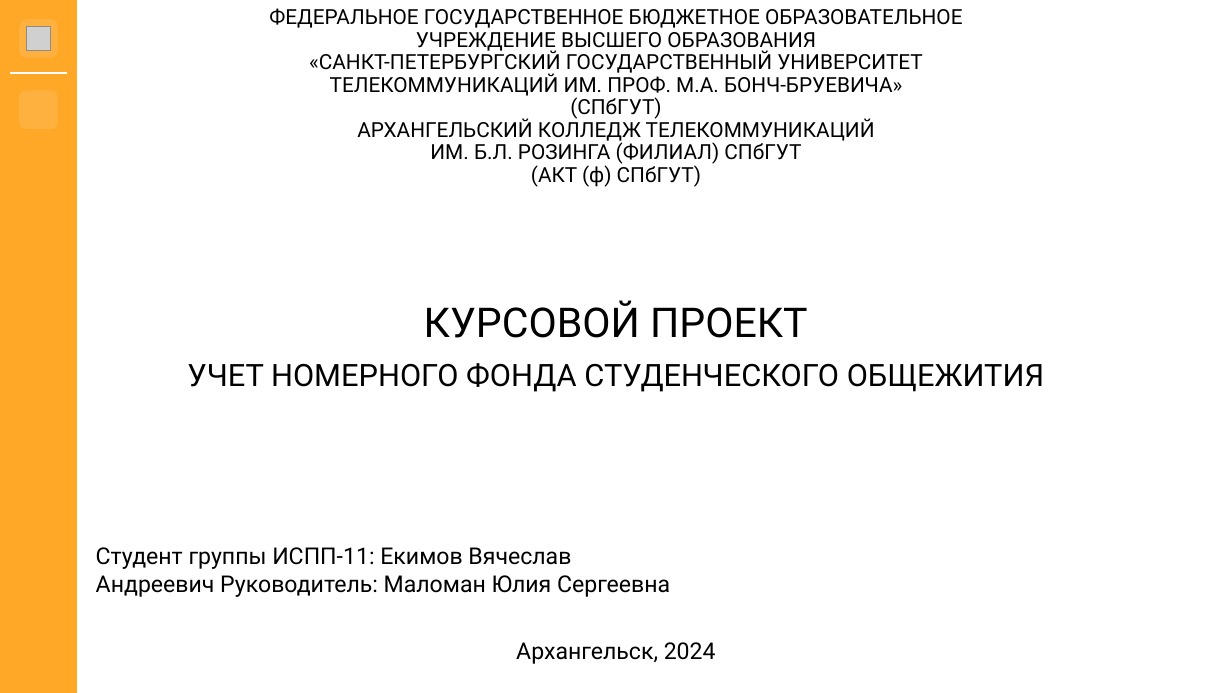
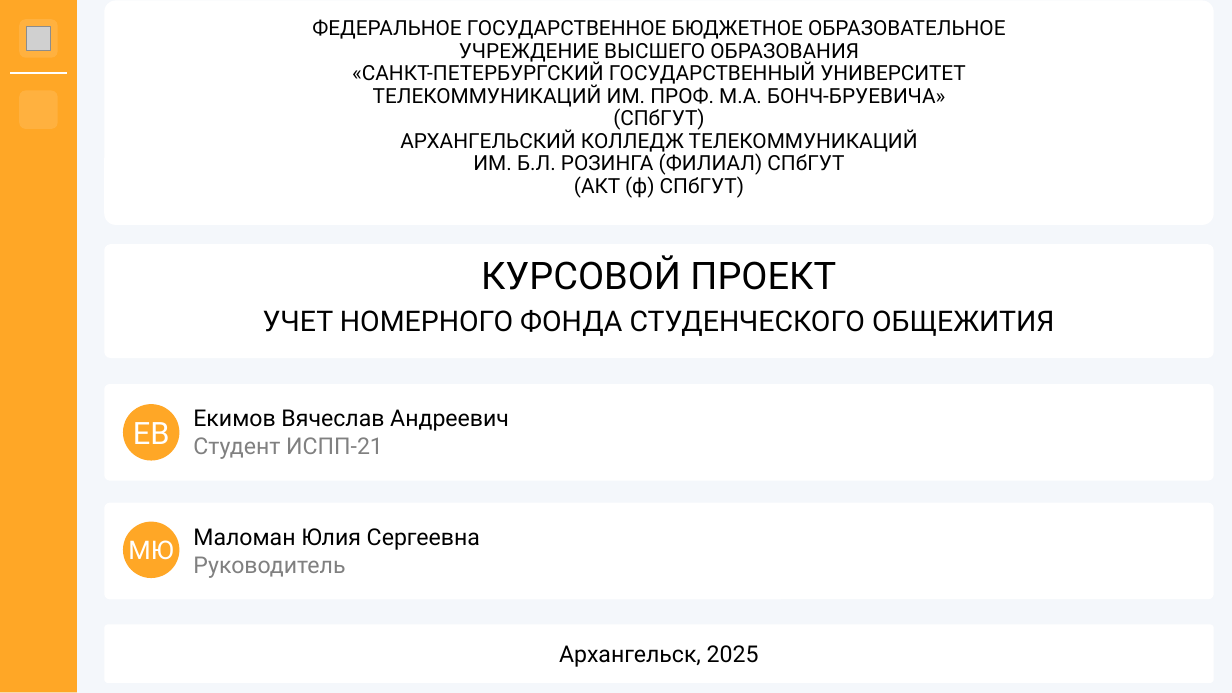
Before and after one commit to hhallva/cmdnt-website, a slide deck: slide 11 of КП/Презентация/Презентация.pptx. Drawn at 1232x693 pixels with LibreOffice and Linux fonts; fonts in the diff are those of the drawing; grey boxes stand for pictures; background and template pictures are left out. Boxes give left, top, right and bottom in pixels: in the first picture for what was removed or moved away, otherwise in the second. Text is boxed around its words. In the diff, an @@ line names an element or a change of style, - is before the commit and + after.

```diff
--- a/КП/Презентация/Презентация.pptx
+++ b/КП/Презентация/Презентация.pptx
@@ background #FFFFFF to #F4F7FB @@
@@ rounded rectangle added at (105,2,1214,225), fill #FFFFFF, outline #FFFFFF 1.5 pt @@
@@ title "ФЕДЕРАЛЬНОЕ ГОСУДАРСТВЕННОЕ БЮДЖЕТНОЕ ОБРАЗОВАТЕЛЬНОЕ УЧРЕЖД ...": place and size @@
-title "ФЕДЕРАЛЬНОЕ ГОСУДАРСТВЕННОЕ БЮДЖЕТНОЕ ОБРАЗОВАТЕЛЬНОЕ УЧРЕЖД ..." at (269,8,962,187)
+title "ФЕДЕРАЛЬНОЕ ГОСУДАРСТВЕННОЕ БЮДЖЕТНОЕ ОБРАЗОВАТЕЛЬНОЕ УЧРЕЖД ..." at (312,19,1005,198)
@@ rounded rectangle added at (105,245,1214,357), fill #FFFFFF, outline #FFFFFF 1.5 pt @@
@@ subtitle "КУРСОВОЙ ПРОЕКТ": place and size @@
-subtitle "КУРСОВОЙ ПРОЕКТ" at (187,300,1044,392)
+subtitle "КУРСОВОЙ ПРОЕКТ" at (263,255,1054,336)
@@ subtitle "КУРСОВОЙ ПРОЕКТ" at (263,255,1054,336): size 32 to 29.6 pt in "КУРСОВОЙ ПРОЕКТ"; size 24 to 22.2 pt in "УЧЕТ НОМЕРНОГО ФОНДА СТУДЕНЧЕСКОГО ОБЩЕЖИТИЯ"; line spacing 0.9 to 0.8 @@
@@ group added at (105,385,1214,480): 2 texts, 1 rounded rectangle, 1 ellipse @@
+Екимов Вячеслав Андреевич
+Студент ИСПП-21
+ЕВ
@@ rounded rectangle added at (105,504,1214,598), fill #FFFFFF, outline #FFFFFF 1.5 pt @@
@@ ellipse added at (123,522,179,579), fill #FFA726 @@
@@ text at (193,528,480,578): text changed @@
-Студент группы ИСПП-11: Екимов Вячеслав Андреевич Руководитель: Маломан Юлия Сергеевна
+Маломан Юлия Сергеевна
+Руководитель
@@ text added at (128,540,173,560), 20 pt, text #FFFFFF @@
+МЮ
@@ rounded rectangle added at (105,626,1214,682), fill #FFFFFF, outline #FFFFFF 1.5 pt @@
@@ text at (559,645,759,667): text changed @@
-Архангельск, 2024
+Архангельск, 2025
```
Also in this commit, not shown: 10 other slides changed, 1 other file.
